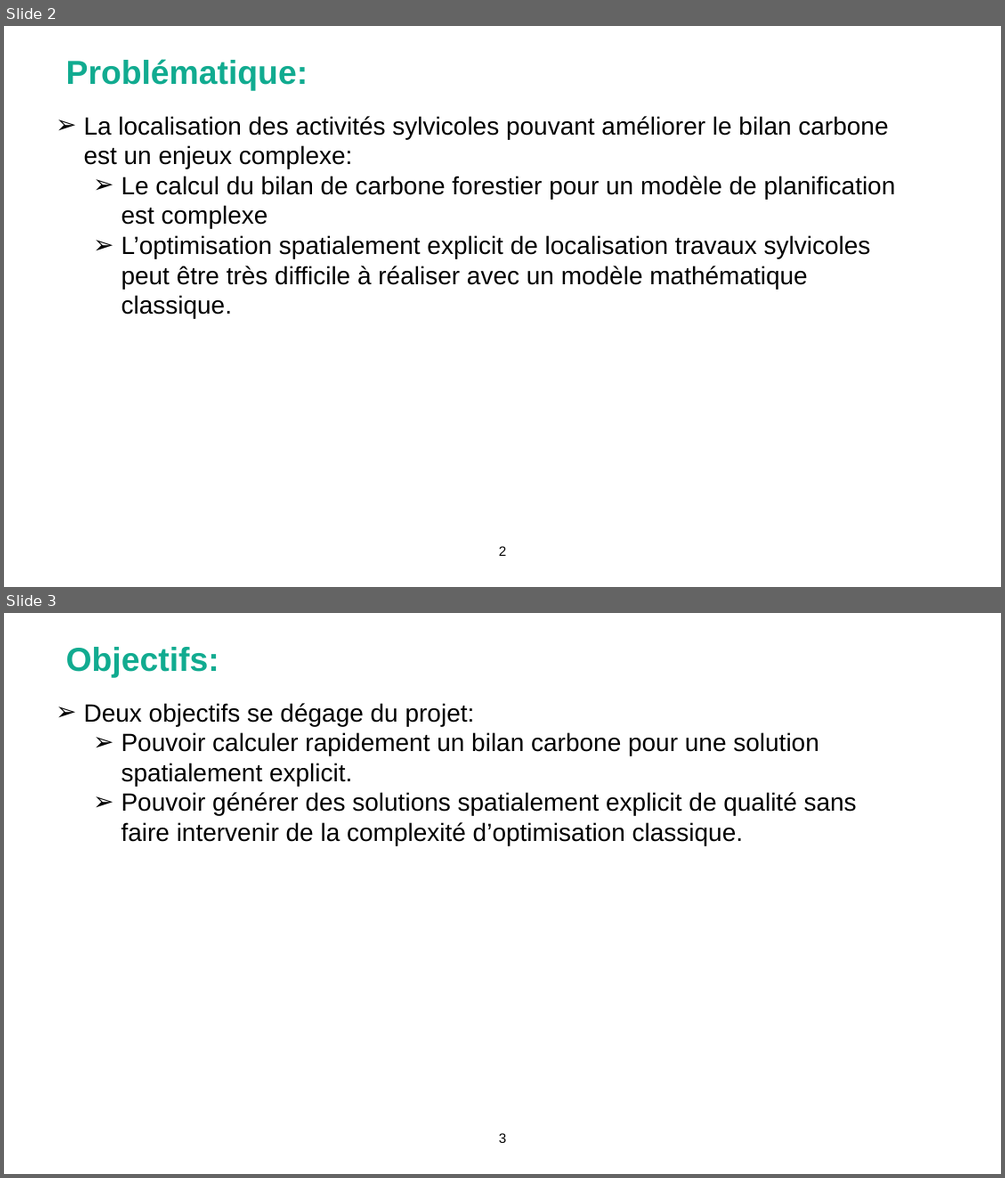
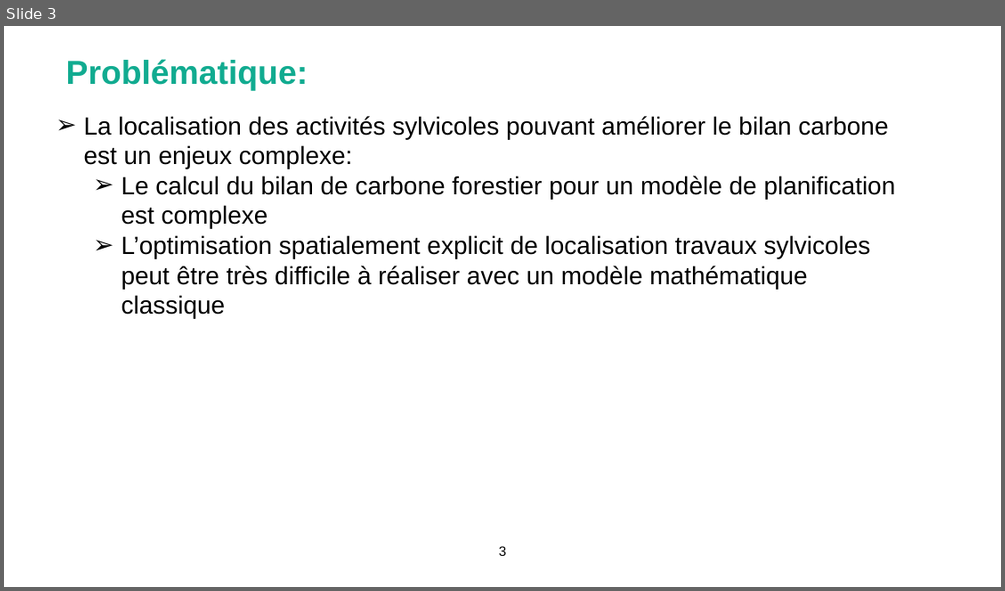
Before and after one commit to Bureau-du-Forestier-en-chef/FMT, a slide deck: Documentation/FORAC_carbone.pptx. Shown one above the other, each under a label of ours: slides 2 and 3 before the commit, slide 3 after it. The pictures are 1005x1178 and 1005x591 pixels, drawn with LibreOffice and Linux fonts; fonts in the diff are those of the drawing; background and template pictures are left out. Boxes give left, top, right and bottom in pixels: in the first picture for what was removed or moved away, otherwise in the second. Text is boxed around its words. In the diff, an @@ line names an element or a change of style, - is before the commit and + after.

```diff
--- a/Documentation/FORAC_carbone.pptx
+++ b/Documentation/FORAC_carbone.pptx
@@ slide 3 removed at (4, 613, 1001, 1174), background picture (left out) @@
@@ title removed at (66, 647, 219, 677) @@
-Objectifs:
@@ text removed at (84, 703, 857, 845) @@
-  ➢ Deux objectifs se dégage du projet:
-    ➢ Pouvoir calculer rapidement un bilan carbone pour une solution spatialement explicit.
-    ➢ Pouvoir générer des solutions spatialement explicit de qualité sans faire intervenir de la complexité d’optimisation classique.
@@ page number removed at (499, 1133, 506, 1143) @@
-3
@@ what was slide 2 is now slide 3 @@
@@ slide 3 changed as well @@
@@ text at (121, 235, 871, 318): text changed @@
-    ➢ L’optimisation spatialement explicit de localisation travaux sylvicoles peut être très difficile à réaliser avec un modèle mathématique classique.
+    ➢ L’optimisation spatialement explicit de localisation travaux sylvicoles peut être très difficile à réaliser avec un modèle mathématique classique
@@ page number at (499, 546, 506, 556): text changed @@
-2
+3
```
Also in this commit, not shown: 1 other slide changed, 12 slides added, 21 other files.
